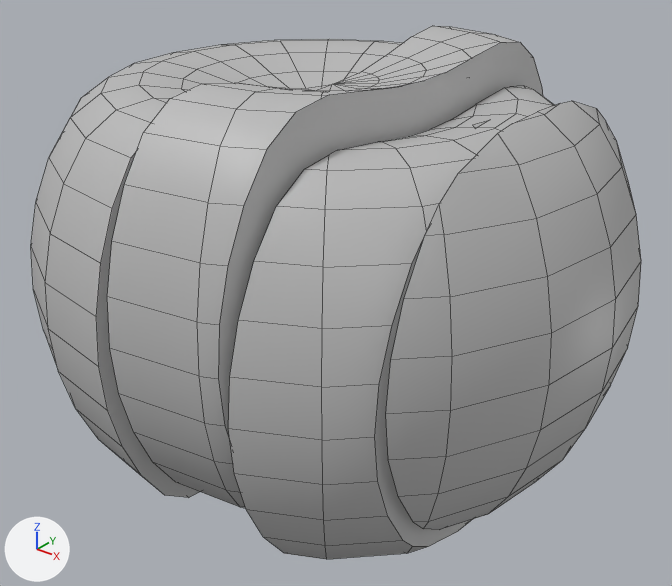
Renders of the FBX model Assets/Models/FBXTomato/4of6Tomatos.fbx from each side of a commit.
Before and after are seen from a 50 mm lens placed at (0.0184, -0.02394, 0.01345), pointed at (-0.00048, -0.00033, -0.00118). The axes (+X, +Y, +Z) are drawn at lower left. The lights are the same throughout. Mesh edges are drawn as thin lines. Where no turn or scale is listed for an object, it has been applied to the vertices.

Script lines for the objects in view, before the commit:
```python
me_mesh = bpy.data.meshes.new('Mesh')
me_mesh.from_pydata(...)  # 590 vertices, 482 faces; spans x -0.0105..0.0107, y -0.01..0.01, z -0.0075..0.0073
me_mesh.materials.append(mat_lambert1)  # grey #bcbcbc
ob_psphere1 = bpy.data.objects.new('pSphere1', me_mesh)
ob_psphere1.location = (-0.00097, 0.0, 0.0)
```
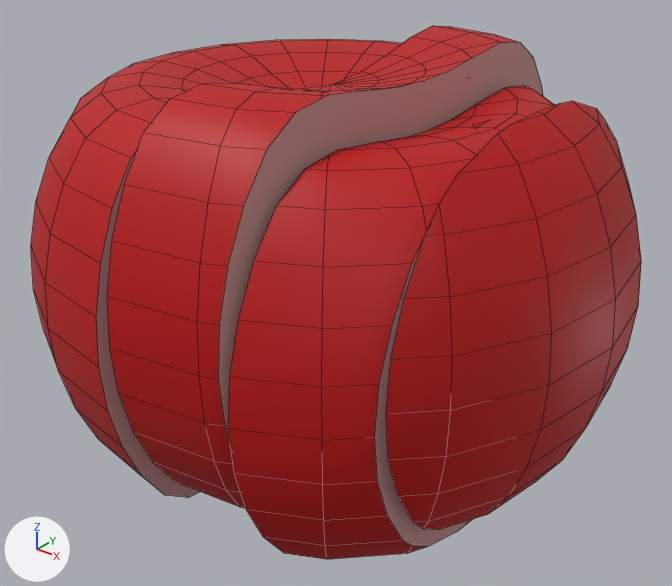
The newer file is also rescaled (x100.0), turned or shifted as a whole; pictures and numbers use the older file's frame.

The change in detail:
Material 'phong2' (mat_phong2) is new.
Its base color is (0.5, 0.237, 0.237) (pink #bc8686).
Its roughness is 0.553.
Material 'phong1' (mat_phong1) is new.
Its base color is (0.5, 0.0, 0.0) (red #bc0000).
Its roughness is 0.553.
me_mesh has 590 vertices, 482 faces and spans x -0.0105..0.0107, y -0.01..0.01, z -0.0075..0.0073.
me_mesh is used by ob_psphere1; location (-0.00097, 0.0, 0.0).
me_mesh part 1: 476 of the faces centred in x -0.0102..0.0104, y -0.0097..0.0097, z -0.0075..0.0073 switch from mat_lambert1 (grey #bcbcbc) to mat_phong1 (red #bc0000).
me_mesh part 2: all 6 faces centred in x -0.0005..0.0076, y 0.0, z -0.0009..0.0006 switch from mat_lambert1 (grey #bcbcbc) to mat_phong2 (pink #bc8686).

Location of each change, (x1, y1, x2, y2) in pixels of the pictures (672 x 586 px):
part 1 of me_mesh, recoloured (grey to red): (31, 26, 641, 559) in both
part 2 of me_mesh, recoloured: (96, 42, 543, 547) in both
